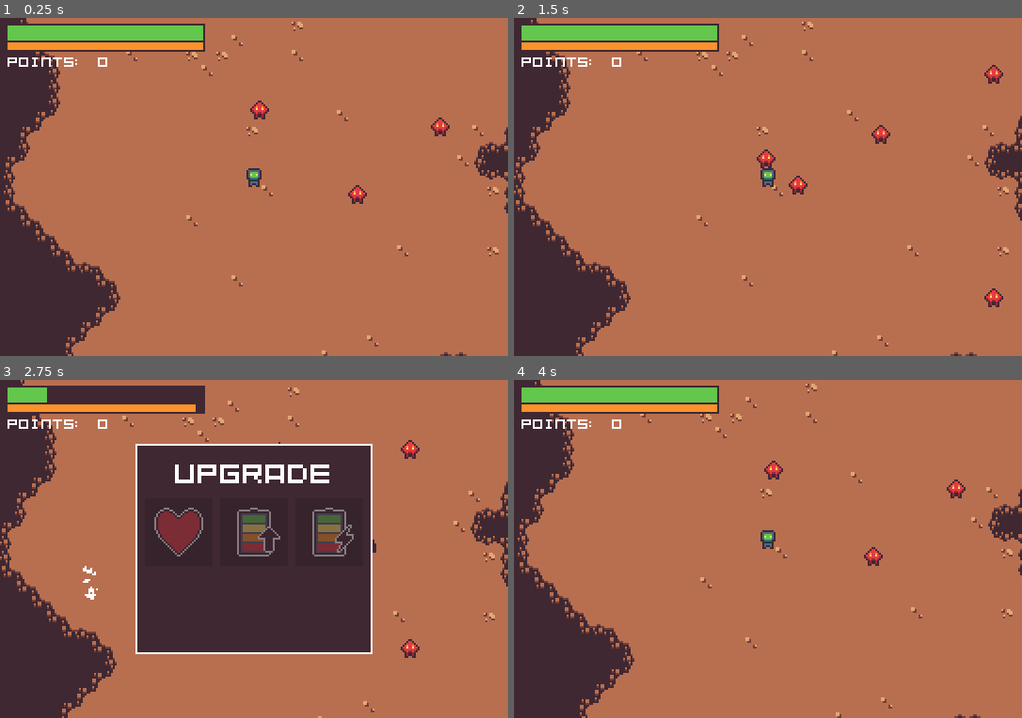
Above: before the commit, frames 1-4 (two rows, left to right).
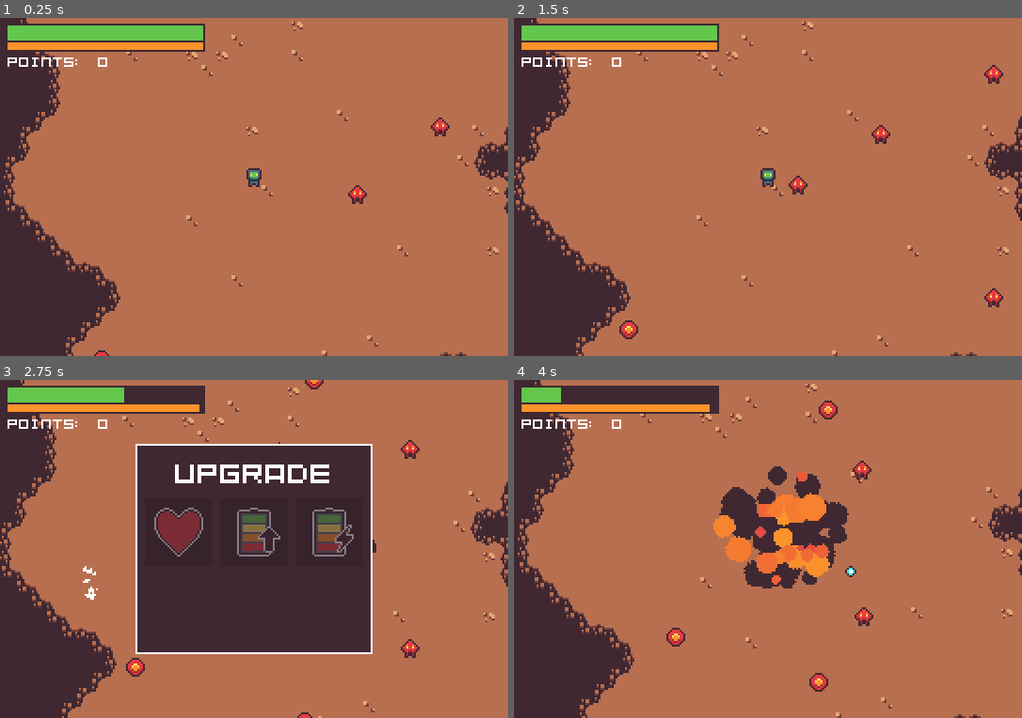
Above: after the commit, the same moments.

Repository: OriginTwo/shooter-robot
Game: Godot game, scene res://sources/game/game.tscn
The game is run twice, just before and just after one commit, with the same random seed, the same clock (stepped at 60 frames per second) and the same inputs.
Inputs (mouse positions are in pixels of both pictures, inside the frame that each line leads up to):
- Up to frame 1 (0.25 s): no input
- Up to frame 2 (1.5 s): move the mouse to (879, 170) at 0.52 s; press the mouse at (879, 170) at 0.53 s; hold Tab (show_upgrades) 0.53-1.28 s; move the mouse to (666, 203) at 1.27 s; release the mouse at (666, 203) at 1.28 s; tap D (move_e) at 1.35 s
- Up to frame 3 (2.75 s): click (152, 565) at 1.55 s; move the mouse to (304, 474) at 2.02 s; press the mouse at (304, 474) at 2.03 s; hold Tab (show_upgrades) from 2.03 s (still down); tap W (move_n) at 2.1 s
- Up to frame 4 (4 s): move the mouse to (742, 616) at 2.77 s; release the mouse at (742, 616) at 2.78 s; tap S (move_s) at 2.85 s; click (742, 616) at 3.05 s; move the mouse to (920, 599) at 3.52 s; release Tab (show_upgrades) at 3.53 s; press the mouse at (920, 599) at 3.53 s; tap A (move_w) at 3.6 s

The runs differ from the first frame. In frame 1, 0.2% of the frame differs, in the area x 18-53%, y 24-100%; in frame 2, 0.3%; in frame 3, 1.0%; in frame 4, 8.4%, in the area x 9-89%, y 2-93%.

Commit message:
add ranged enemy

Diff:
--- a/sources/enemy/enemy_close.tscn
+++ b/sources/enemy/enemy_close.tscn
@@ -8,6 +8,7 @@
 [ext_resource type="Script" path="res://sources/component/shake_component.gd" id="5_hcywn"]
 [ext_resource type="Script" path="res://sources/component/flash_component.gd" id="5_li8ge"]
 [ext_resource type="Script" path="res://sources/component/hurtbox_component.gd" id="6_w71wg"]
+[ext_resource type="PackedScene" uid="uid://o7nlljcualb1" path="res://sources/enemy/enemy_dead_particle.tscn" id="9_dvpdn"]
 
 [sub_resource type="AtlasTexture" id="AtlasTexture_808w1"]
 atlas = ExtResource("1_03116")
@@ -111,6 +112,17 @@
 position = Vector2(0, -4)
 shape = SubResource("CircleShape2D_klsfd")
 
+[node name="HurtboxComponent" type="Area2D" parent="."]
+collision_layer = 4
+collision_mask = 0
+monitoring = false
+script = ExtResource("6_w71wg")
+
+[node name="CollisionShape2D" type="CollisionShape2D" parent="HurtboxComponent"]
+position = Vector2(0, -5)
+shape = SubResource("CircleShape2D_wd0xd")
+debug_color = Color(0.7, 0, 0, 0.42)
+
 [node name="HealthComponent" type="Node" parent="." node_paths=PackedStringArray("hurtbox")]
 script = ExtResource("3_u5vxl")
 hurtbox = NodePath("../HurtboxComponent")
@@ -130,18 +142,11 @@
 script = ExtResource("5_li8ge")
 actor = NodePath("../AnimatedSprite2D")
 
-[node name="SpawnerComponent" type="Node2D" parent="."]
+[node name="ExplosionSpawnerComponent" type="Node2D" parent="."]
 position = Vector2(0, -4)
 script = ExtResource("3_udujr")
 scene = ExtResource("4_x6dqa")
 
-[node name="HurtboxComponent" type="Area2D" parent="."]
-collision_layer = 4
-collision_mask = 0
-monitoring = false
-script = ExtResource("6_w71wg")
-
-[node name="CollisionShape2D" type="CollisionShape2D" parent="HurtboxComponent"]
-position = Vector2(0, -5)
-shape = SubResource("CircleShape2D_wd0xd")
-debug_color = Color(0.7, 0, 0, 0.42)
+[node name="DeadParticleSpawnerComponent" type="Node2D" parent="."]
+script = ExtResource("3_udujr")
+scene = ExtResource("9_dvpdn")
--- /dev/null
+++ b/sources/enemy/enemy_dead_particle.tscn
@@ -0,0 +1,101 @@
+[gd_scene load_steps=9 format=3 uid="uid://o7nlljcualb1"]
+
+[ext_resource type="Texture2D" uid="uid://cgxfx6livmecx" path="res://assets/effect/circle_particle_small.png" id="1_jormc"]
+
+[sub_resource type="CanvasItemMaterial" id="CanvasItemMaterial_e5wj1"]
+particles_animation = true
+particles_anim_h_frames = 4
+particles_anim_v_frames = 1
+particles_anim_loop = false
+
+[sub_resource type="Curve" id="Curve_l0sld"]
+_data = [Vector2(0, 0), 0.0, 0.0, 0, 0, Vector2(0.14, 1), 0.0, 0.0, 0, 0, Vector2(1, 0), 0.0, 0.0, 0, 0]
+point_count = 3
+
+[sub_resource type="CurveTexture" id="CurveTexture_egw60"]
+curve = SubResource("Curve_l0sld")
+
+[sub_resource type="ParticleProcessMaterial" id="ParticleProcessMaterial_l3h2n"]
+lifetime_randomness = 0.2
+particle_flag_disable_z = true
+angle_min = -360.0
+angle_max = 360.0
+spread = 180.0
+initial_velocity_min = 60.0
+initial_velocity_max = 80.0
+gravity = Vector3(0, 0, 0)
+damping_min = 30.0
+damping_max = 50.0
+scale_curve = SubResource("CurveTexture_egw60")
+color = Color(0.898039, 0.231373, 0.266667, 1)
+hue_variation_min = -0.05
+hue_variation_max = 0.05
+anim_offset_max = 1.0
+
+[sub_resource type="Animation" id="Animation_vmckh"]
+resource_name = "default"
+length = 0.4
+step = 0.1
+tracks/0/type = "value"
+tracks/0/imported = false
+tracks/0/enabled = true
+tracks/0/path = NodePath(".:emitting")
+tracks/0/interp = 1
+tracks/0/loop_wrap = true
+tracks/0/keys = {
+"times": PackedFloat32Array(0),
+"transitions": PackedFloat32Array(1),
+"update": 1,
+"values": [true]
+}
+tracks/1/type = "method"
+tracks/1/imported = false
+tracks/1/enabled = true
+tracks/1/path = NodePath(".")
+tracks/1/interp = 1
+tracks/1/loop_wrap = true
+tracks/1/keys = {
+"times": PackedFloat32Array(0.4),
+"transitions": PackedFloat32Array(1),
+"values": [{
+"args": [],
+"method": &"queue_free"
+}]
+}
+
+[sub_resource type="Animation" id="Animation_ipsqp"]
+length = 0.001
+tracks/0/type = "value"
+tracks/0/imported = false
+tracks/0/enabled = true
+tracks/0/path = NodePath(".:emitting")
+tracks/0/interp = 1
+tracks/0/loop_wrap = true
+tracks/0/keys = {
+"times": PackedFloat32Array(0),
+"transitions": PackedFloat32Array(1),
+"update": 1,
+"values": [false]
+}
+
+[sub_resource type="AnimationLibrary" id="AnimationLibrary_vyc6c"]
+_data = {
+"RESET": SubResource("Animation_ipsqp"),
+"default": SubResource("Animation_vmckh")
+}
+
+[node name="EnemyDeadParticle" type="GPUParticles2D"]
+material = SubResource("CanvasItemMaterial_e5wj1")
+emitting = false
+amount = 20
+process_material = SubResource("ParticleProcessMaterial_l3h2n")
+texture = ExtResource("1_jormc")
+lifetime = 0.35
+one_shot = true
+explosiveness = 0.8
+
+[node name="AnimationPlayer" type="AnimationPlayer" parent="."]
+libraries = {
+"": SubResource("AnimationLibrary_vyc6c")
+}
+autoplay = "default"
--- /dev/null
+++ b/sources/enemy/enemy_range.gd
@@ -0,0 +1,75 @@
+extends CharacterBody2D
+
+const POINTS_SCENE := preload("res://sources/enemy/points.tscn")
+
+const MAX_SPEED := 15.0
+
+@onready var navigation_agent_2d: NavigationAgent2D = $NavigationAgent2D
+@onready var animated_sprite_2d: AnimatedSprite2D = $AnimatedSprite2D
+@onready var shoot_cooldown_timer: Timer = $ShootCooldownTimer
+@onready var health_component: HealthComponent = $HealthComponent
+
+@onready var player := get_tree().get_first_node_in_group("player")
+
+var state_machine := CallableStateMachine.new()
+
+func _ready() -> void:
+	state_machine.add_state("chase", Callable(), state_chase_physics_process)
+	state_machine.add_state("attack", Callable(), state_attack_physics_process)
+	state_machine.set_initial_state("chase")
+
+	health_component.depleted.connect(on_health_depleted)
+	health_component.changed.connect(on_health_changed)
+
+func _process(delta: float) -> void:
+	state_machine.process(delta)
+
+var first_physics_frame := true
+func _physics_process(delta: float) -> void:
+	if first_physics_frame:
+		first_physics_frame = false
+		return
+	navigation_agent_2d.target_position = player.global_position
+	state_machine.physics_process(delta)
+
+func on_health_depleted() -> void:
+	for i in randi_range(1, 3):
+		var points := POINTS_SCENE.instantiate()
+		get_tree().get_first_node_in_group("projectiles").add_child(points)
+		points.global_position = global_position
+		points.velocity = points.SPEED * Vector2(
+			randf_range(-1.0, 1.0),
+			randf_range(-1.0, 1.0)).normalized()
+	$DeadParticleSpawnerComponent.spawn(get_tree().get_first_node_in_group("particles"))
+	queue_free()
+
+func on_health_changed(_new_amount: int) -> void:
+	$ShakeComponent.shake()
+	$FlashComponent.flash()
+
+
+func state_chase_physics_process(_delta: float) -> void:
+	var target_pos := navigation_agent_2d.get_next_path_position()
+	var target_dir := global_position.direction_to(target_pos)
+	velocity = target_dir * MAX_SPEED
+	move_and_slide()
+
+	if navigation_agent_2d.is_navigation_finished():
+		state_machine.change_state("attack")
+
+
+const ATTACK_RANGE: float = 65.0
+func state_attack_physics_process(_delta: float) -> void:
+	var dir := global_position.direction_to(player.global_position).normalized()
+	velocity = dir.orthogonal() * MAX_SPEED
+	move_and_slide()
+
+	if shoot_cooldown_timer.is_stopped():
+		$ShootParticle.emitting = true
+		var laser := $LaserSpawnerComponent.spawn(
+			get_tree().get_first_node_in_group("projectiles")) as ProjectileComponent
+		laser.direction = dir
+		shoot_cooldown_timer.start()
+
+	if global_position.distance_squared_to(player.global_position) > ATTACK_RANGE * ATTACK_RANGE:
+		state_machine.change_state("chase")
--- /dev/null
+++ b/sources/enemy/enemy_range.tscn
@@ -0,0 +1,158 @@
+[gd_scene load_steps=24 format=3 uid="uid://b50cwccqbq5g3"]
+
+[ext_resource type="Script" path="res://sources/enemy/enemy_range.gd" id="1_kgydv"]
+[ext_resource type="Texture2D" uid="uid://b4xpi18gs4c8r" path="res://assets/enemy/enemy_long.png" id="1_q6ftd"]
+[ext_resource type="Script" path="res://sources/component/hurtbox_component.gd" id="3_nih62"]
+[ext_resource type="Script" path="res://sources/component/health_component.gd" id="4_wvfqh"]
+[ext_resource type="Script" path="res://sources/component/shake_component.gd" id="5_ahj2i"]
+[ext_resource type="Script" path="res://sources/component/flash_component.gd" id="6_n2j6f"]
+[ext_resource type="Script" path="res://sources/component/spawner_component.gd" id="7_grtw6"]
+[ext_resource type="PackedScene" uid="uid://bekfvkhhhsek2" path="res://sources/enemy/laser.tscn" id="8_w8a5w"]
+[ext_resource type="PackedScene" uid="uid://o7nlljcualb1" path="res://sources/enemy/enemy_dead_particle.tscn" id="9_2x3yw"]
+[ext_resource type="Texture2D" uid="uid://cgxfx6livmecx" path="res://assets/effect/circle_particle_small.png" id="10_o0l16"]
+
+[sub_resource type="AtlasTexture" id="AtlasTexture_dft8j"]
+atlas = ExtResource("1_q6ftd")
+region = Rect2(0, 0, 18, 18)
+
+[sub_resource type="AtlasTexture" id="AtlasTexture_jioa2"]
+atlas = ExtResource("1_q6ftd")
+region = Rect2(18, 0, 18, 18)
+
+[sub_resource type="AtlasTexture" id="AtlasTexture_svu8d"]
+atlas = ExtResource("1_q6ftd")
+region = Rect2(36, 0, 18, 18)
+
+[sub_resource type="AtlasTexture" id="AtlasTexture_b4tog"]
+atlas = ExtResource("1_q6ftd")
+region = Rect2(54, 0, 18, 18)
+
+[sub_resource type="SpriteFrames" id="SpriteFrames_issq6"]
+animations = [{
+"frames": [{
+"duration": 1.0,
+"texture": SubResource("AtlasTexture_dft8j")
+}, {
+"duration": 2.0,
+"texture": SubResource("AtlasTexture_jioa2")
+}, {
+"duration": 1.0,
+"texture": SubResource("AtlasTexture_svu8d")
+}, {
+"duration": 2.0,
+"texture": SubResource("AtlasTexture_b4tog")
+}],
+"loop": true,
+"name": &"default",
+"speed": 5.0
+}]
+
+[sub_resource type="CircleShape2D" id="CircleShape2D_klsfd"]
+radius = 4.0
+
+[sub_resource type="CircleShape2D" id="CircleShape2D_wd0xd"]
+radius = 4.0
+
+[sub_resource type="CanvasItemMaterial" id="CanvasItemMaterial_drd2a"]
+particles_animation = true
+particles_anim_h_frames = 4
+particles_anim_v_frames = 1
+particles_anim_loop = false
+
+[sub_resource type="Gradient" id="Gradient_y3n81"]
+offsets = PackedFloat32Array(0, 0.245902, 0.45082, 0.819672)
+colors = PackedColorArray(1, 1, 1, 1, 1, 0.905882, 0.384314, 1, 0.984314, 0.572549, 0.168627, 1, 0.898039, 0.231373, 0.266667, 1)
+
+[sub_resource type="GradientTexture1D" id="GradientTexture1D_salqs"]
+gradient = SubResource("Gradient_y3n81")
+
+[sub_resource type="Curve" id="Curve_dplgy"]
+_data = [Vector2(0, 0), 0.0, 0.0, 0, 0, Vector2(0.146667, 1), 0.0, 0.0, 0, 0, Vector2(1, 0), 0.0, 0.0, 0, 0]
+point_count = 3
+
+[sub_resource type="CurveTexture" id="CurveTexture_waul2"]
+curve = SubResource("Curve_dplgy")
+
+[sub_resource type="ParticleProcessMaterial" id="ParticleProcessMaterial_k28l8"]
+lifetime_randomness = 0.2
+particle_flag_disable_z = true
+angle_min = -360.0
+angle_max = 360.0
+spread = 180.0
+initial_velocity_min = 60.0
+initial_velocity_max = 80.0
+gravity = Vector3(0, 0, 0)
+damping_min = 80.0
+damping_max = 100.0
+scale_min = 0.8
+scale_max = 0.8
+scale_curve = SubResource("CurveTexture_waul2")
+color_ramp = SubResource("GradientTexture1D_salqs")
+hue_variation_min = -2.23517e-08
+hue_variation_max = -2.23517e-08
+anim_offset_max = 1.0
+
+[node name="EnemyRange" type="CharacterBody2D"]
+motion_mode = 1
+script = ExtResource("1_kgydv")
+
+[node name="NavigationAgent2D" type="NavigationAgent2D" parent="."]
+target_desired_distance = 60.0
+
+[node name="AnimatedSprite2D" type="AnimatedSprite2D" parent="."]
+position = Vector2(0, -5)
+sprite_frames = SubResource("SpriteFrames_issq6")
+autoplay = "default"
+frame_progress = 0.152739
+
+[node name="CollisionShape2D" type="CollisionShape2D" parent="."]
+position = Vector2(0, -5)
+shape = SubResource("CircleShape2D_klsfd")
+
+[node name="ShootCooldownTimer" type="Timer" parent="."]
+wait_time = 3.0
+one_shot = true
+
+[node name="HurtboxComponent" type="Area2D" parent="."]
+collision_layer = 4
+collision_mask = 0
+monitoring = false
+script = ExtResource("3_nih62")
+
+[node name="CollisionShape2D" type="CollisionShape2D" parent="HurtboxComponent"]
+position = Vector2(0, -5)
+shape = SubResource("CircleShape2D_wd0xd")
+debug_color = Color(0.7, 0, 0, 0.42)
+
+[node name="HealthComponent" type="Node" parent="." node_paths=PackedStringArray("hurtbox")]
+script = ExtResource("4_wvfqh")
+hurtbox = NodePath("../HurtboxComponent")
+
+[node name="ShakeComponent" type="Node" parent="." node_paths=PackedStringArray("actor")]
+script = ExtResource("5_ahj2i")
+actor = NodePath("../AnimatedSprite2D")
+radius = 1.0
+
+[node name="FlashComponent" type="Node" parent="." node_paths=PackedStringArray("actor")]
+script = ExtResource("6_n2j6f")
+actor = NodePath("../AnimatedSprite2D")
+
+[node name="LaserSpawnerComponent" type="Node2D" parent="."]
+position = Vector2(0, -5)
+script = ExtResource("7_grtw6")
+scene = ExtResource("8_w8a5w")
+
+[node name="DeadParticleSpawnerComponent" type="Node2D" parent="."]
+script = ExtResource("7_grtw6")
+scene = ExtResource("9_2x3yw")
+
+[node name="ShootParticle" type="GPUParticles2D" parent="."]
+material = SubResource("CanvasItemMaterial_drd2a")
+position = Vector2(0, -5)
+emitting = false
+amount = 16
+process_material = SubResource("ParticleProcessMaterial_k28l8")
+texture = ExtResource("10_o0l16")
+lifetime = 0.6
+one_shot = true
+explosiveness = 0.9
--- /dev/null
+++ b/sources/enemy/laser.tscn
@@ -0,0 +1,29 @@
+[gd_scene load_steps=6 format=3 uid="uid://bekfvkhhhsek2"]
+
+[ext_resource type="Script" path="res://sources/component/projectile_component.gd" id="1_115ue"]
+[ext_resource type="Texture2D" uid="uid://bejksho5awlfm" path="res://assets/enemy/laser.png" id="2_4snjo"]
+[ext_resource type="Script" path="res://sources/component/spawner_component.gd" id="3_idv34"]
+[ext_resource type="PackedScene" uid="uid://dk05jyojgtw1y" path="res://sources/effect/laser_hit_particle.tscn" id="4_8buod"]
+
+[sub_resource type="CircleShape2D" id="CircleShape2D_7pt1n"]
+radius = 3.0
+
+[node name="Laser" type="Area2D" node_paths=PackedStringArray("hit_spawner")]
+collision_layer = 0
+collision_mask = 2
+monitorable = false
+script = ExtResource("1_115ue")
+hit_spawner = NodePath("SpawnerComponent")
+rotate_hit_spawner = true
+speed = 60.0
+lifetime = 4.0
+
+[node name="Sprite2D" type="Sprite2D" parent="."]
+texture = ExtResource("2_4snjo")
+
+[node name="CollisionShape2D" type="CollisionShape2D" parent="."]
+shape = SubResource("CircleShape2D_7pt1n")
+
+[node name="SpawnerComponent" type="Node2D" parent="."]
+script = ExtResource("3_idv34")
+scene = ExtResource("4_8buod")
--- a/sources/enemy/scripts/enemy_close.gd
+++ b/sources/enemy/scripts/enemy_close.gd
@@ -32,7 +32,6 @@
 	state_machine.physics_process(delta)
 
 func on_health_depleted() -> void:
-	#TODO: death effect
 	for i in randi_range(1, 3):
 		var points := POINTS_SCENE.instantiate()
 		get_tree().get_first_node_in_group("projectiles").add_child(points)
@@ -40,6 +39,7 @@
 		points.velocity = points.SPEED * Vector2(
 			randf_range(-1.0, 1.0),
 			randf_range(-1.0, 1.0)).normalized()
+	$DeadParticleSpawnerComponent.spawn(get_tree().get_first_node_in_group("particles"))
 	queue_free()
 
 func on_health_changed(_new_amount: int) -> void:
@@ -62,5 +62,5 @@
 	await get_tree().create_timer(0.2).timeout
 	$AttackShakeComponent.shake()
 	await get_tree().create_timer(0.2).timeout
-	$SpawnerComponent.spawn(get_tree().get_first_node_in_group("particles"))
+	$ExplosionSpawnerComponent.spawn(get_tree().get_first_node_in_group("particles"))
 	queue_free()
--- a/sources/game/game.tscn
+++ b/sources/game/game.tscn
@@ -1,7 +1,8 @@
-[gd_scene load_steps=10 format=4 uid="uid://d2v5rwbvgpdx0"]
+[gd_scene load_steps=11 format=4 uid="uid://d2v5rwbvgpdx0"]
 
 [ext_resource type="Texture2D" uid="uid://g5l2klcy4wh7" path="res://assets/terrain/tileset.png" id="1_0g64o"]
 [ext_resource type="PackedScene" uid="uid://bdaeqkxl05bmp" path="res://sources/player/player_ui.tscn" id="3_6fsbk"]
+[ext_resource type="PackedScene" uid="uid://b50cwccqbq5g3" path="res://sources/enemy/enemy_range.tscn" id="4_otg3m"]
 [ext_resource type="PackedScene" uid="uid://cm5wx8q6yihns" path="res://sources/player/player.tscn" id="7_dx8t4"]
 [ext_resource type="PackedScene" uid="uid://7wy4rpgf0k20" path="res://sources/enemy/enemy_close.tscn" id="10_hwl8f"]
 
@@ -210,17 +211,17 @@
 [node name="Enemy4" parent="Enemies" instance=ExtResource("10_hwl8f")]
 position = Vector2(235, 31)
 
-[node name="Enemy5" parent="Enemies" instance=ExtResource("10_hwl8f")]
-position = Vector2(72, 47)
-
-[node name="Enemy6" parent="Enemies" instance=ExtResource("10_hwl8f")]
-position = Vector2(357, -79)
-
-[node name="Enemy7" parent="Enemies" instance=ExtResource("10_hwl8f")]
-position = Vector2(284, 74)
-
-[node name="Enemy8" parent="Enemies" instance=ExtResource("10_hwl8f")]
-position = Vector2(247, -48)
+[node name="EnemyRange" parent="Enemies" instance=ExtResource("4_otg3m")]
+position = Vector2(99, 227)
+
+[node name="EnemyRange2" parent="Enemies" instance=ExtResource("4_otg3m")]
+position = Vector2(-14, 191)
+
+[node name="EnemyRange3" parent="Enemies" instance=ExtResource("4_otg3m")]
+position = Vector2(277, -130)
+
+[node name="EnemyRange4" parent="Enemies" instance=ExtResource("4_otg3m")]
+position = Vector2(106, -37)
 
 [node name="Projectiles" type="Node2D" parent="." groups=["projectiles"]]
 z_index = 5
--- a/sources/player/laser.tscn
+++ b/sources/player/laser.tscn
@@ -3,7 +3,7 @@
 [ext_resource type="Script" path="res://sources/component/projectile_component.gd" id="1_cbctl"]
 [ext_resource type="Texture2D" uid="uid://d1tk0hpo7oyuy" path="res://assets/player/laser.png" id="1_ch85y"]
 [ext_resource type="Script" path="res://sources/component/spawner_component.gd" id="3_rpb8v"]
-[ext_resource type="PackedScene" uid="uid://dk05jyojgtw1y" path="res://sources/player/laser_hit_particle.tscn" id="4_o7hmv"]
+[ext_resource type="PackedScene" uid="uid://dk05jyojgtw1y" path="res://sources/effect/laser_hit_particle.tscn" id="4_o7hmv"]
 
 [sub_resource type="CircleShape2D" id="CircleShape2D_stf1g"]
 radius = 3.0
--- a/sources/player/player.tscn
+++ b/sources/player/player.tscn
@@ -6,6 +6,8 @@
 [ext_resource type="Script" path="res://sources/component/hurtbox_component.gd" id="3_yf4sa"]
 [ext_resource type="Script" path="res://sources/component/spawner_component.gd" id="4_cp4yt"]
 [ext_resource type="PackedScene" uid="uid://c821weiyjnml8" path="res://sources/player/laser.tscn" id="5_bsaob"]
+[ext_resource type="Script" path="res://sources/component/shake_component.gd" id="7_m6aws"]
+[ext_resource type="Script" path="res://sources/component/flash_component.gd" id="8_xgmko"]
 
 [sub_resource type="AtlasTexture" id="AtlasTexture_hsrfo"]
 atlas = ExtResource("1_j3g8f")
@@ -130,7 +132,16 @@
 shape = SubResource("RectangleShape2D_dto8k")
 debug_color = Color(0.7, 0, 0, 0.42)
 
-[node name="LaserSpawner" type="Node2D" parent="."]
+[node name="LaserSpawnerComponent" type="Node2D" parent="."]
 position = Vector2(0, -5)
 script = ExtResource("4_cp4yt")
 scene = ExtResource("5_bsaob")
+
+[node name="ShakeComponent" type="Node" parent="." node_paths=PackedStringArray("actor")]
+script = ExtResource("7_m6aws")
+actor = NodePath("../AnimatedSprite2D")
+
+[node name="FlashComponent" type="Node" parent="." node_paths=PackedStringArray("actor")]
+script = ExtResource("8_xgmko")
+actor = NodePath("../AnimatedSprite2D")
+duration = 0.4
--- a/sources/player/scripts/player.gd
+++ b/sources/player/scripts/player.gd
@@ -9,7 +9,7 @@
 @onready var shoot_cooldown_timer: Timer = $ShootCooldownTimer
 @onready var health_component: HealthComponent = $HealthComponent
 @onready var hurtbox_component: HurtboxComponent = $HurtboxComponent
-@onready var laser_spawner: SpawnerComponent = $LaserSpawner
+@onready var laser_spawner_component: SpawnerComponent = $LaserSpawnerComponent
 
 var state_machine := CallableStateMachine.new()
 
@@ -17,7 +17,7 @@
 const RUNNING_ENERGY_CONSUMPTION: float = 10.0  # per second
 const SHOOTING_ENERGY_CONSUMPTION: float = 20.0 # per shot
 var energy_recharge_rate: float = 50.0          # per second
-var max_energy: float = 500.0 :
+var max_energy: float = 1000.0 :
 	set(new_value):
 		max_energy = new_value
 		max_energy_changed.emit(max_energy)
@@ -50,6 +50,7 @@
 	SignalBus.upgrades_bought.connect(on_upgrades_bought)
 
 	health_component.depleted.connect(get_tree().call_deferred.bind("reload_current_scene"))
+	health_component.changed.connect(on_health_changed)
 
 	set_deferred("points", 0)
 
@@ -58,8 +59,8 @@
 			shoot_cooldown_timer.is_stopped() &&\
 			energy >= SHOOTING_ENERGY_CONSUMPTION:
 		var mouse_pos := get_global_mouse_position()
-		var laser := laser_spawner.spawn(projectiles_container) as ProjectileComponent
-		laser.direction = laser_spawner.global_position.direction_to(mouse_pos)
+		var laser := laser_spawner_component.spawn(projectiles_container) as ProjectileComponent
+		laser.direction = laser_spawner_component.global_position.direction_to(mouse_pos)
 		shoot_cooldown_timer.start()
 		energy -= SHOOTING_ENERGY_CONSUMPTION
 
@@ -77,6 +78,10 @@
 			max_energy += 50.0
 		UpgradesDesc.Kind.ENERGY_RECHARGE:
 			energy_recharge_rate += 10.0
+
+func on_health_changed(_new_amount: int) -> void:
+	$ShakeComponent.shake()
+	$FlashComponent.flash()
 
 
 func state_idle_enter() -> void:
Binary file changed: assets/aseprite/enemy_long.ase
Binary file changed: assets/aseprite/sketch.ase
Not shown, changed: notes.txt
Renamed: sources/player/laser_hit_particle.tscn -> sources/effect/laser_hit_particle.tscn
Not shown: 1 places in sources/enemy/enemy_close.tscn that only renumber resources
Not shown: 1 places in sources/player/player.tscn that only renumber resources
